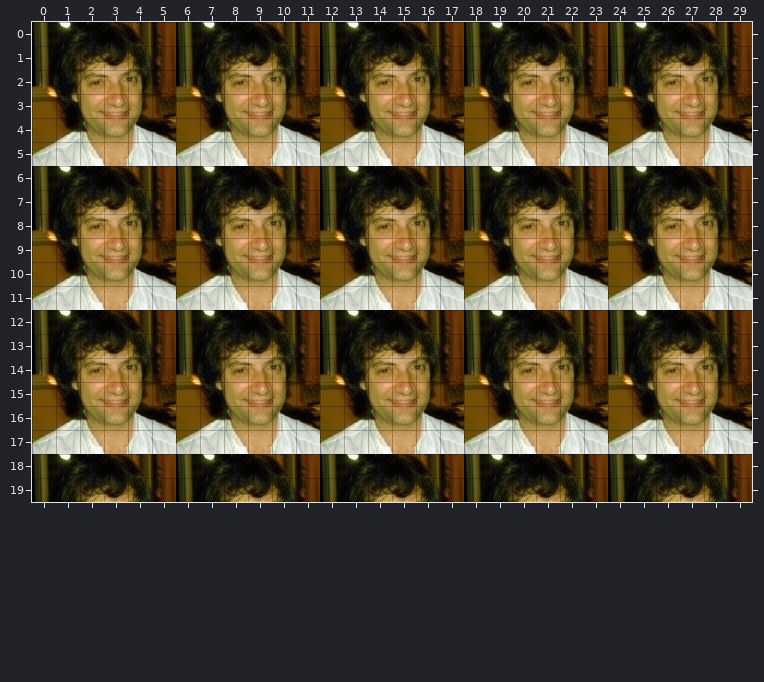
A Tiled map gets an edit: assets/maps/mario.tmx. Above: the version before the commit.
Cells are 32x32 px. Shown: x 0..29, y 0..19.
After the commit:
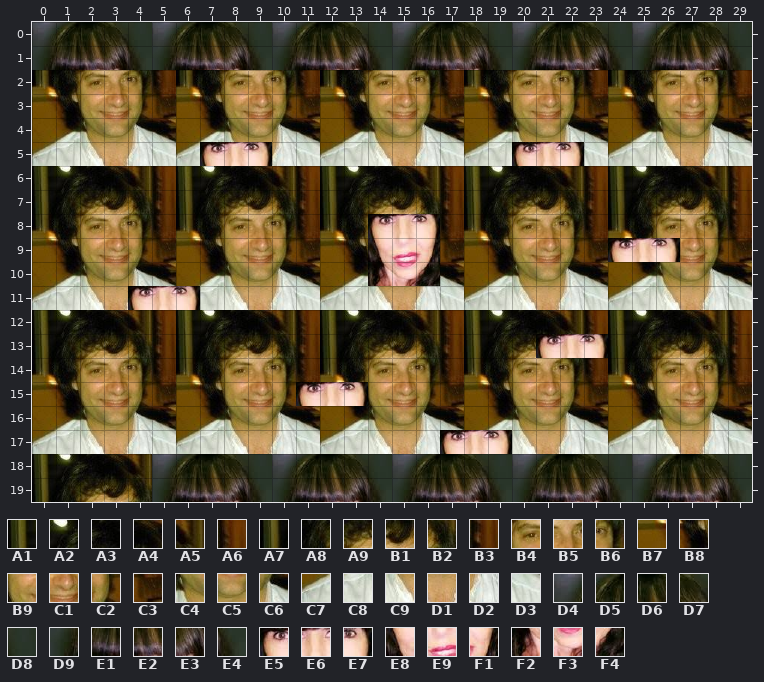
Key: from "mario": A1 0, A2 1, A3 2, A4 3, A5 4, A6 5, A7 6, A8 7, A9 8, B1 9, B2 10, B3 11, B4 14, B5 15, B6 16, B7 18, B8 19, B9 20, C1 21, C2 22, C3 23, C4 26, C5 27, C6 28, C7 30, C8 31, C9 32, D1 33, D2 34, D3 35; from "pardella": D4 1, D5 2, D6 3, D7 4, D8 5, D9 8, E1 9, E2 10, E3 11, E4 12, E5 16, E6 17, E7 18, E8 23, E9 24, F1 25, F2 30, F3 31, F4 32.
__ is an empty cell.
Change:
{"where": "layer \"Capa de patrones 1\""}
{"y":0,"x":0,"old":"A1 A2 A3 A4 A5 A6 A1 A2 A3 A4 A5 A6 A1 A2 A3 A4 A5 A6 A1 A2 A3 A4 A5 A6 A1 A2 A3 A4 A5 A6","new":"D4 D5 D6 D7 D8 D4 D5 D6 D7 D8 D4 D5 D6 D7 D8 D4 D5 D6 D7 D8 D4 D5 D6 D7 D8 D4 D5 D6 D7 D8"}
{"y":1,"x":0,"old":"A7 A8 A9 B1 B2 B3 A7 A8 A9 B1 B2 B3 A7 A8 A9 B1 B2 B3 A7 A8 A9 B1 B2 B3 A7 A8 A9 B1 B2 B3","new":"D9 E1 E2 E3 E4 D9 E1 E2 E3 E4 D9 E1 E2 E3 E4 D9 E1 E2 E3 E4 D9 E1 E2 E3 E4 D9 E1 E2 E3 E4"}
{"y":5,"x":7,"old":"C8 C9 D1","new":"E5 E6 E7"}
{"y":5,"x":20,"old":"C9 D1 D2","new":"E5 E6 E7"}
{"y":8,"x":14,"old":"B4 B5 B6","new":"E5 E6 E7"}
{"y":9,"x":14,"old":"B9 C1 C2","new":"E8 E9 F1"}
{"y":9,"x":24,"old":"B7 B8 B9","new":"E5 E6 E7"}
{"y":10,"x":14,"old":"C4 C5 C6","new":"F2 F3 F4"}
{"y":11,"x":4,"old":"D2 D3 C7","new":"E5 E6 E7"}
{"y":13,"x":21,"old":"B1 B2 B3","new":"E5 E6 E7"}
{"y":15,"x":11,"old":"C3 B7 B8","new":"E5 E6 E7"}
{"y":17,"x":17,"old":"D3 C7 C8","new":"E5 E6 E7"}
{"y":18,"x":5,"old":"A6 A1 A2 A3 A4 A5 A6 A1 A2 A3 A4 A5 A6 A1 A2 A3 A4 A5 A6 A1 A2 A3 A4 A5 A6","new":"D4 D5 D6 D7 D8 D4 D5 D6 D7 D8 D4 D5 D6 D7 D8 D4 D5 D6 D7 D8 D4 D5 D6 D7 D8"}
{"y":19,"x":5,"old":"B3 A7 A8 A9 B1 B2 B3 A7 A8 A9 B1 B2 B3 A7 A8 A9 B1 B2 B3 A7 A8 A9 B1 B2 B3","new":"D9 E1 E2 E3 E4 D9 E1 E2 E3 E4 D9 E1 E2 E3 E4 D9 E1 E2 E3 E4 D9 E1 E2 E3 E4"}
